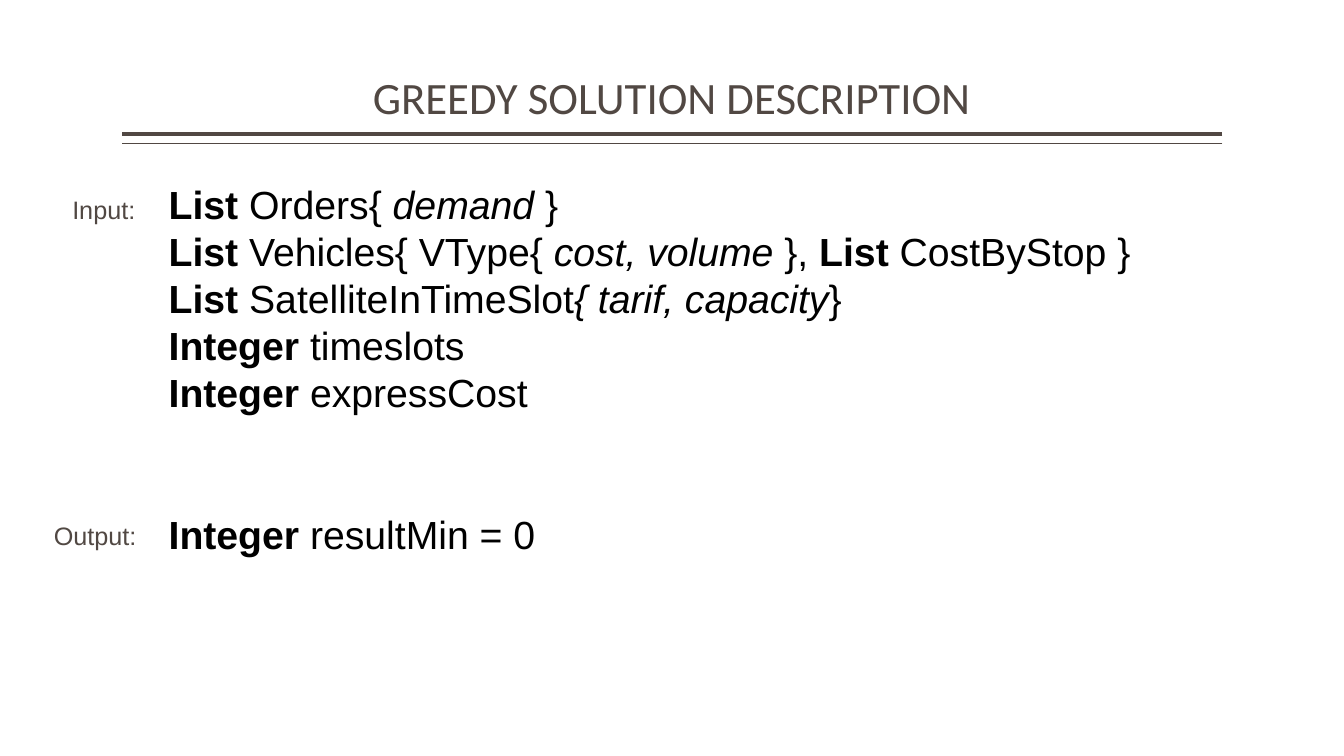
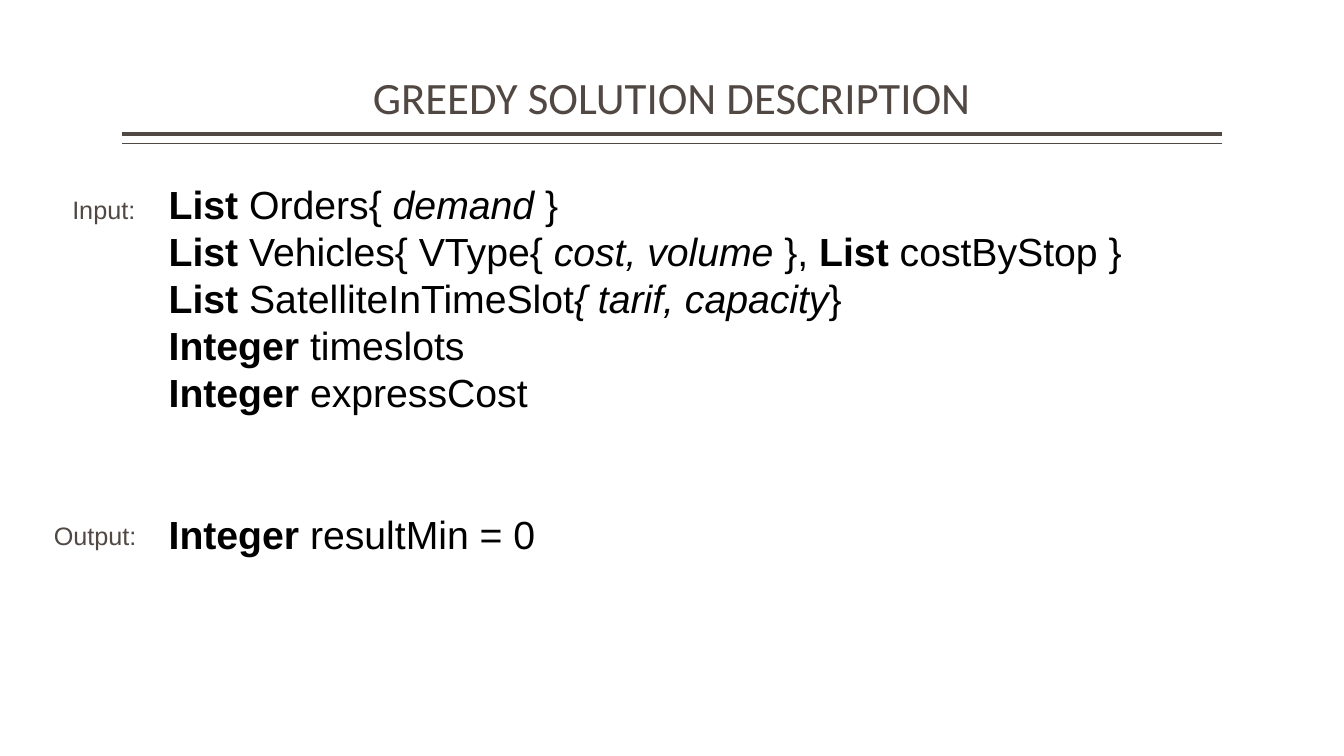
Before and after one commit to averanes/BinPackingProblem, a slide deck: slide 6 of bpdmo_greedy.pptx. Drawn at 1344x756 pixels with LibreOffice and Linux fonts; fonts in the diff are those of the drawing. Boxes give left, top, right and bottom in pixels: in the first picture for what was removed or moved away, otherwise in the second. Text is boxed around its words. In the diff, an @@ line names an element or a change of style, - is before the commit and + after.

```diff
--- a/bpdmo_greedy.pptx
+++ b/bpdmo_greedy.pptx
@@ text at (169,237,1098,274): text changed @@
-List Vehicles{ VType{ cost, volume }, List CostByStop }
+List Vehicles{ VType{ cost, volume }, List costByStop }
```
Also in this commit, not shown: 6 other slides changed, 1 slide added, 1 slide removed.
